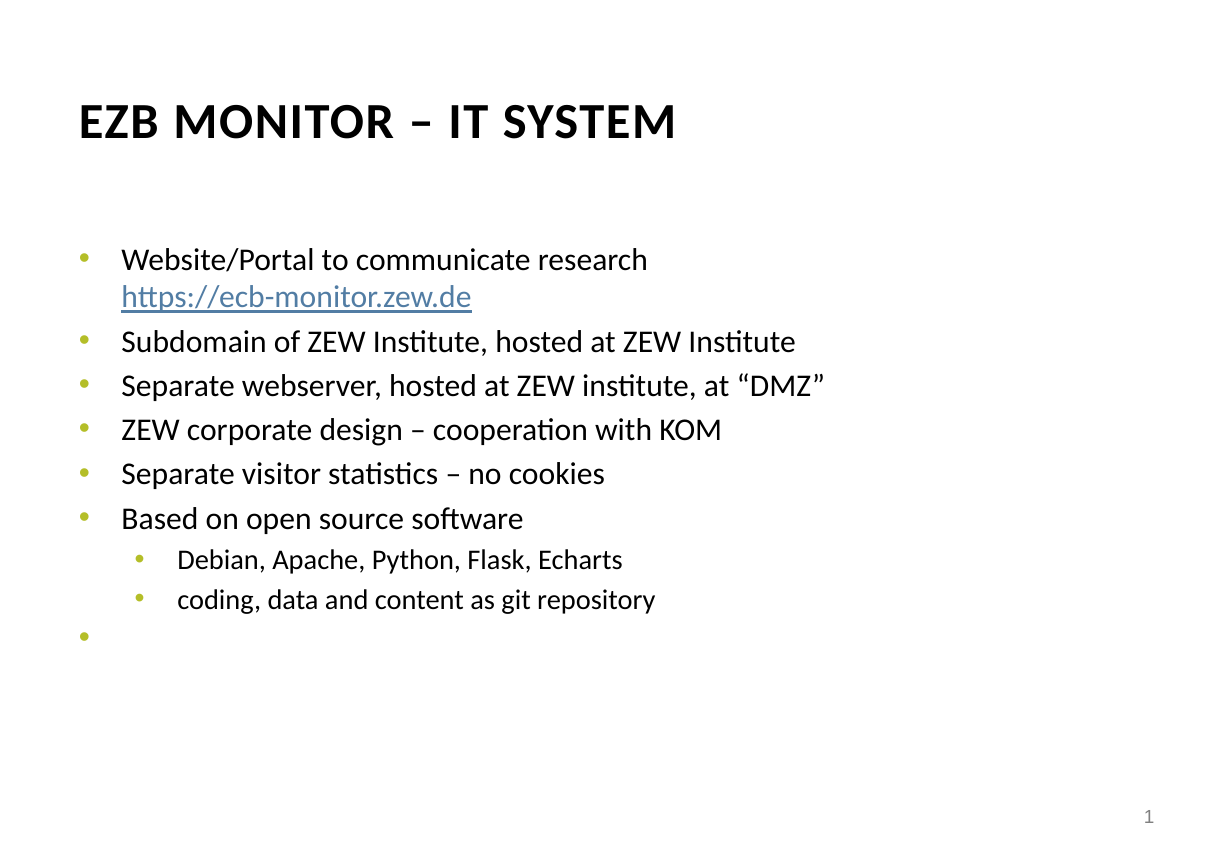
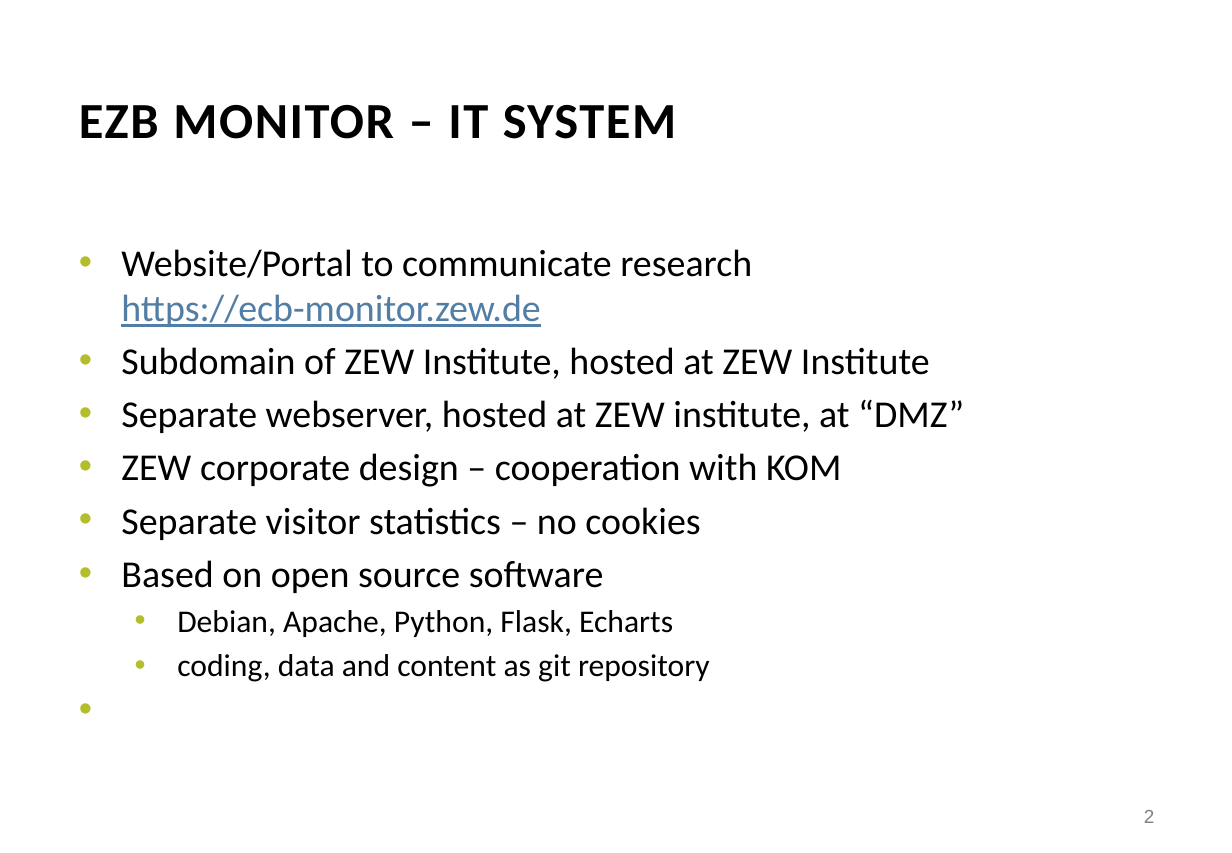
Before and after one commit to pbberlin/ecb-monitor-website, a slide deck: slide 2 of doc/architecture.pptx (slide 1 before the commit). Drawn at 1232x853 pixels with LibreOffice and Linux fonts; fonts in the diff are those of the drawing; background and template pictures are left out. Boxes give left, top, right and bottom in pixels: in the first picture for what was removed or moved away, otherwise in the second. Text is boxed around its words. In the diff, an @@ line names an element or a change of style, - is before the commit and + after.

```diff
--- a/doc/architecture.pptx
+++ b/doc/architecture.pptx
@@ text "Website/Portal to communicate research https://ecb-monitor.z ..." at (121, 249, 964, 682): size 20 to 24 pt in "Website/Portal to communicate research https://ecb-monitor.z ...", "Subdomain of ZEW Institute, hosted at ZEW ...", "Separate webserver, hosted at ZEW institute, at ...", "ZEW corporate design – cooperation with KOM" and 2 more places; size 18 to 20 pt in "Debian, Apache, Python, Flask, Echarts", "coding, data and content as git repository" @@
@@ page number at (1144, 810, 1155, 823): text changed @@
-1
+2
```
Also in this commit, not shown: 1 other slide changed, 1 slide added, 2 other files.
